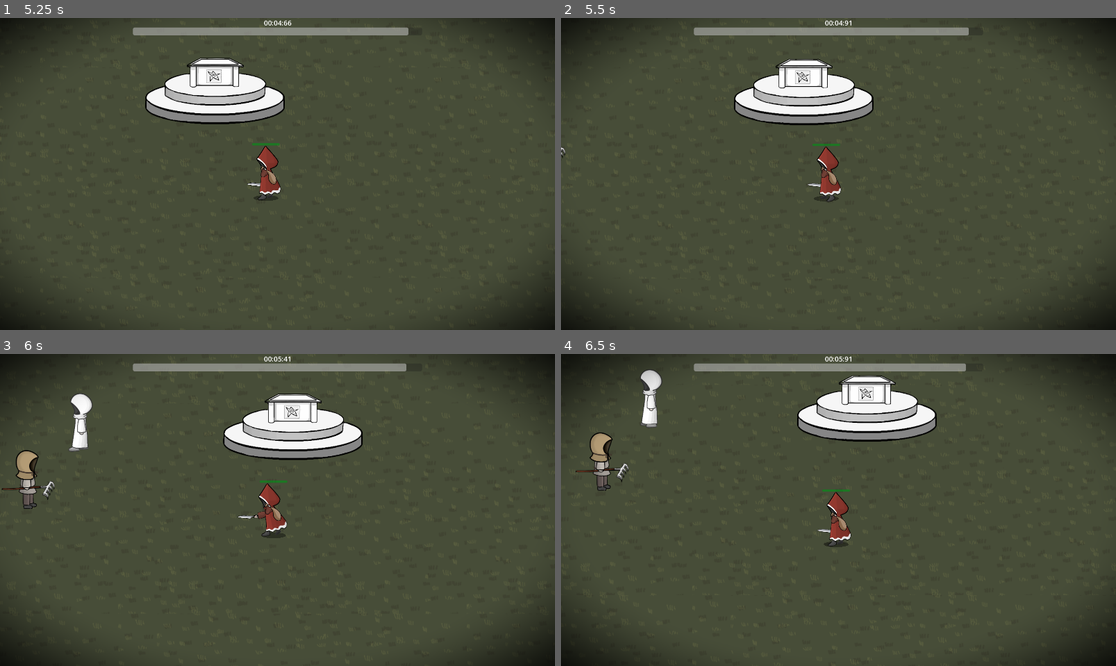
Above: before the commit, frames 1-4 (two rows, left to right).
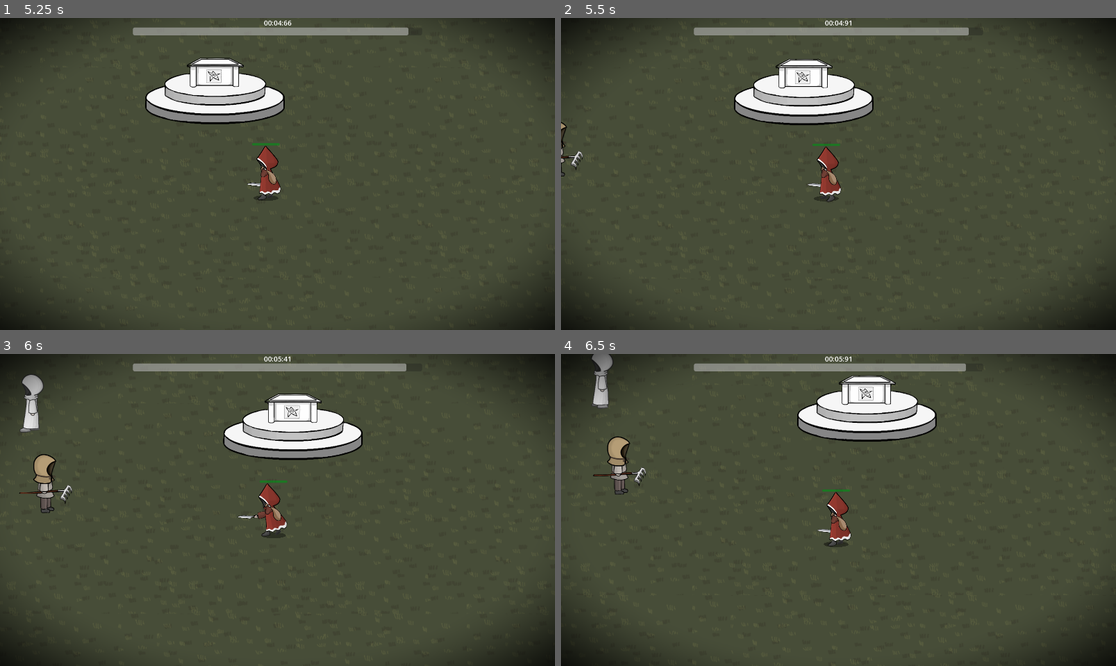
Above: after the commit, the same moments.

Repository: ldg030917/IstTechGameJam2025
Game: Godot game, scene res://scene/Lobby.tscn
Two runs of this game, one before a commit and one after it. Both use one fixed random seed, a clock stepped at 60 frames per second and the inputs below. The engine's default icon, where the game draws it, is replaced by a stand-in: a white triangle on a blue panel in a dark square.
Inputs:
- Up to frame 1 (5.25 s): click "START" at 0.5 s; hold Right (right) 1.28-2.03 s; tap Space (attack) at 1.35, 2.85, 4.35 s; hold Down (down) 2.03-2.78 s; tap E (devote) at 2.1, 3.6, 5.1 s; hold Right (right) 2.78-3.53 s; hold Up (up) 3.53-4.28 s; hold Left (left) from 4.28 s (still down)
- Up to frame 2 (5.5 s): keep holding Left (left)
- Up to frame 3 (6 s): release Left (left) at 5.78 s; hold Down (down) from 5.78 s (still down); tap Space (attack) at 5.85 s
- Up to frame 4 (6.5 s): keep holding Down (down)

Frame 1 is identical in both runs. In frame 2, 0.1% of the frame differs, in the area x 0-4%, y 33-51%; in frame 3, 1.9%, in the area x 0-17%, y 6-52%; in frame 4, 1.8%.

Commit message:
bug edit

Diff:
--- a/scene/Main.tscn
+++ b/scene/Main.tscn
@@ -38,13 +38,16 @@
 [node name="MobSpawner" parent="." node_paths=PackedStringArray("player") instance=ExtResource("4_cm0pq")]
 mob_scenes = Array[PackedScene]([ExtResource("5_trn2v"), ExtResource("6_03owx"), ExtResource("7_wkp8b"), ExtResource("8_20pc6")])
 max_mob_count = 30
+min_spawn_radius = 1000.0
+max_spawn_radius = 1500.0
 spawn_attempts_per_tick = 15
 player = NodePath("../player")
 
-[node name="CameraEffect" parent="." instance=ExtResource("9_pnqar")]
+[node name="CameraEffect" parent="." node_paths=PackedStringArray("player") instance=ExtResource("9_pnqar")]
 min_radius = 0.1
 max_radius = 1.0
 change_step = 0.1
+player = NodePath("../player")
 
 [node name="Control" parent="." node_paths=PackedStringArray("player") instance=ExtResource("8_eik88")]
 player = NodePath("../player")
--- a/script/SightEffect.gd
+++ b/script/SightEffect.gd
@@ -5,8 +5,18 @@
 @export var min_radius : float = 0.1
 @export var max_radius : float = 1.0
 @export var change_step : float = 0.1
+@export var player : Player
+
+var is_dead := false
+
+func _ready():
+	if player:
+		player.died.connect(_on_player_dead)
 
 func _physics_process(delta: float) -> void:
+	if is_dead:
+		return
+
 	make_darker((Global.god_gauge/Global.max_gg) - 0.3)
 
 func make_darker(_r:float):
@@ -14,3 +24,8 @@
 	var new_radius = _r
 	new_radius = min(new_radius, max_radius)
 	sight.material.set_shader_parameter("radius", new_radius)
+
+func _on_player_dead():
+	is_dead = true
+	var tween = create_tween()
+	tween.tween_property(sight.material, "shader_parameter/radius", -0.6, 2.0)
